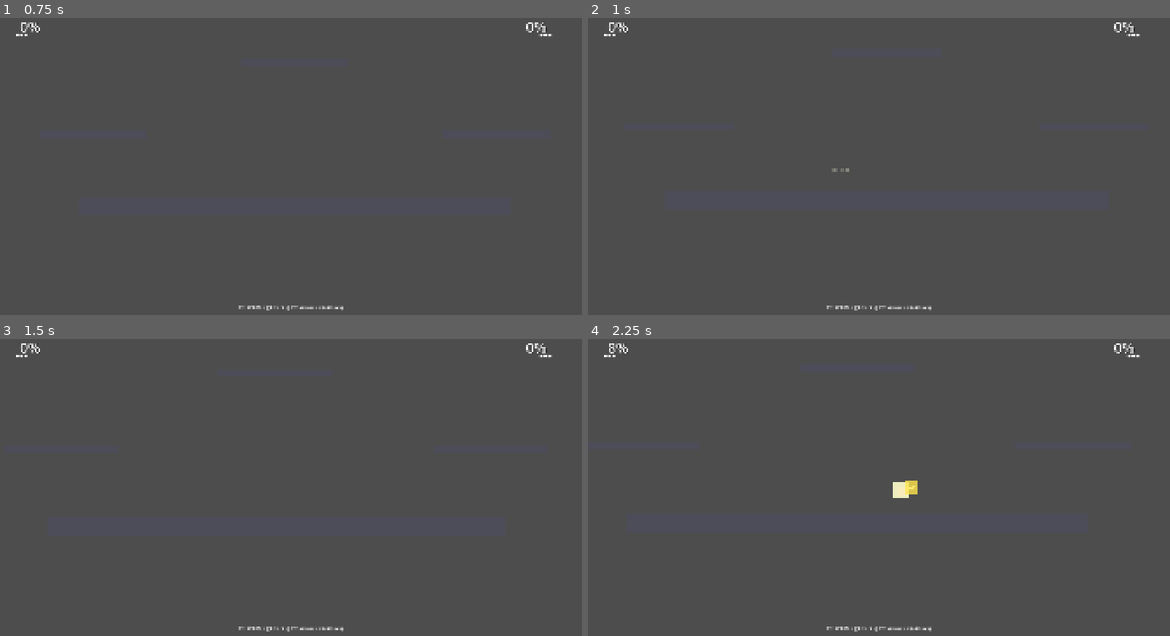
Above: before the commit, frames 1-4 (two rows, left to right).
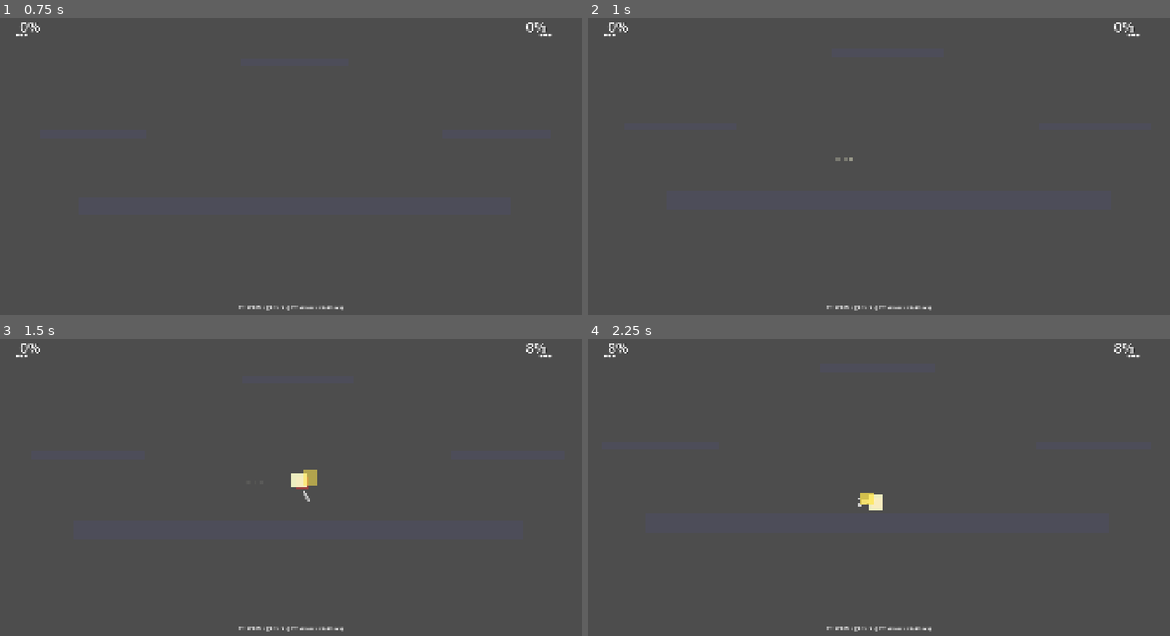
Above: after the commit, the same moments.

Repository: kenttulaine-sy/Smash-clone
Game: Godot game, scene res://scenes/main_v2.tscn
Same seed, same stepped clock (60 frames per second), same inputs: the game is played once before the commit and once after it.
Inputs:
- Up to frame 1 (0.75 s): tap Enter at 0.5 s; hold D (p1_right) from 0.53 s (still down); tap J (p1_attack) at 0.6 s
- Up to frame 2 (1 s): keep holding D (p1_right); tap W (p1_jump) at 0.77 s
- Up to frame 3 (1.5 s): release D (p1_right) at 1.28 s; hold S (p1_down) from 1.28 s (still down); tap L (p1_shield) at 1.35 s
- Up to frame 4 (2.25 s): tap W (p1_jump) at 1.52 s; release S (p1_down) at 2.03 s; hold D (p1_right) from 2.03 s (still down); tap K (p2_attack) at 2.1 s

Frame 1 is identical in both runs. In frame 2, less than 0.1% of the frame differs, in the area x 41-46%, y 46-52%; in frame 3, 0.3%; in frame 4, 0.4%, in the area x 46-92%, y 1-58%.

Commit message:
Game feel: Fix hitstop (no await), sync attack to animation frames, increase buffers

Diff:
--- a/scripts/player_v2.gd
+++ b/scripts/player_v2.gd
@@ -38,14 +38,14 @@
 const FAST_FALL_GRAVITY_MULT: float = 1.8   # Extra gravity when fast falling
 
 # --- LANDING RECOVERY ---
-const LANDING_LAG_FRAMES: int = 2           # Was 4 frames, now 2 (33ms vs 67ms)
+const LANDING_LAG_FRAMES: int = 4           # RESTORED: 4 frames (67ms) for proper landing feedback
 
 # --- COYOTE TIME & BUFFERING ---
 const COYOTE_TIME: float = 0.08               # 5 frames after leaving ground
-const JUMP_BUFFER_TIME: float = 0.10          # 6 frames before landing
+const JUMP_BUFFER_TIME: float = 0.15            # INCREASED: 9 frames for more forgiving jumps
 
 # --- ATTACK TUNING ---
-const ATTACK_BUFFER_TIME: float = 0.08
+const ATTACK_BUFFER_TIME: float = 0.12          # INCREASED: 7 frames for more responsive attacks
 const JAB_STARTUP_FRAMES: int = 2
 const VISUAL_FLASH_DURATION: float = 0.05
 
@@ -717,24 +717,31 @@
 		end_attack()
 		return
 
-	var startup_time = current_attack.startup_frames / 60.0
-	var active_start = startup_time
-	var active_end = startup_time + (current_attack.active_frames / 60.0)
-	var total_time = current_attack.get_total_duration()
-
-	# Activate hitbox during active frames
-	if attack_timer >= active_start and attack_timer < active_end:
+	# SYNC: Match hitbox timing to animation frames
+	# Animation: 4 frames @ 14fps = ~0.286s total
+	# Frame 0: Windup (0-0.071s)
+	# Frame 1-2: Active hit (0.071-0.214s) <- HITBOX ACTIVE HERE
+	# Frame 3: Recovery (0.214-0.286s)
+
+	var anim_frame_time = 1.0 / 14.0  # ~0.071s per frame
+
+	# Activate hitbox during frames 1-2 (the swing)
+	if attack_timer >= anim_frame_time and attack_timer < (anim_frame_time * 3.0):
 		if not hitbox_active:
 			activate_hitbox()
-	elif attack_timer >= active_end:
-		deactivate_hitbox()
-
-	# End attack
+			print("Player ", player_id, ": HITBOX ACTIVE (anim frames 1-2)")
+	elif attack_timer >= (anim_frame_time * 3.0):
+		if hitbox_active:
+			deactivate_hitbox()
+			print("Player ", player_id, ": HITBOX DEACTIVATED (anim frame 3+)")
+
+	# End attack when animation finishes
+	var total_time = anim_frame_time * 4.0  # 4 frames total
 	if attack_timer >= total_time:
 		end_attack()
 		return
 
-	# Slow gravity during attack
+	# Slow gravity during attack for better control
 	velocity.y += GRAVITY * delta * 0.3
 	velocity.x *= 0.9
 	move_and_slide()
@@ -818,10 +825,9 @@
 
 	# Apply hit
 	if target.has_method("take_damage"):
-		# Hit pause effect
-		Engine.time_scale = 0.05
-		await get_tree().create_timer(0.05).timeout
-		Engine.time_scale = 1.0
+		# Hit pause effect - simplified, no await to prevent state conflicts
+		Engine.time_scale = 0.1
+		target.get_tree().create_timer(0.06).timeout.connect(func(): Engine.time_scale = 1.0)
 
 		target.take_damage(damage, kb, angle, self)
 		create_hit_effect(area.global_position)
